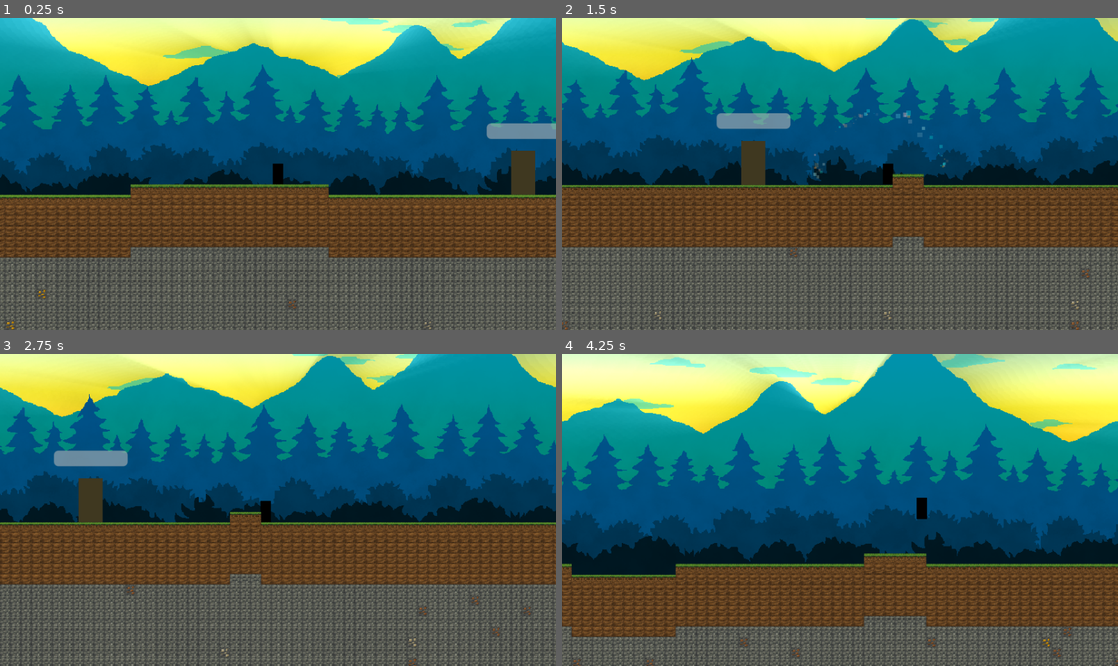
Above: before the commit, frames 1-4 (two rows, left to right).
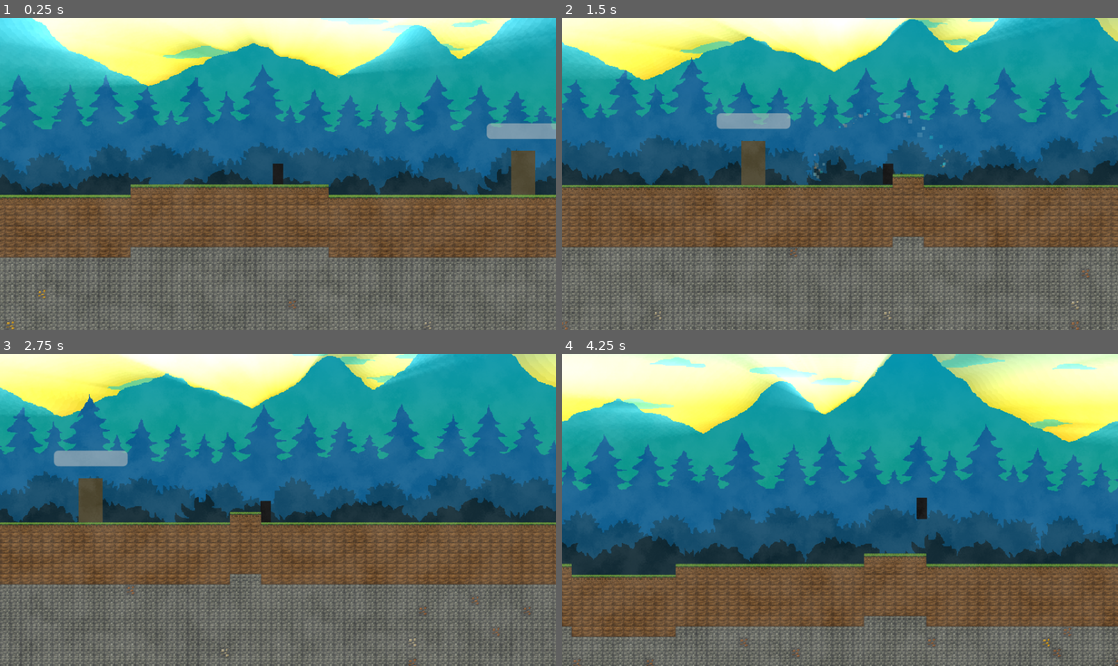
Above: after the commit, the same moments.

Repository: terriblepanic/first-game
Game: Godot game, scene res://scenes/Main.tscn
Same seed, same stepped clock (60 frames per second), same inputs: the game is played once before the commit and once after it.
Inputs (mouse positions are in pixels of both pictures, inside the frame that each line leads up to):
- Up to frame 1 (0.25 s): no input
- Up to frame 2 (1.5 s): tap Enter at 0.5 s; move the mouse to (962, 158) at 0.52 s; hold D (move_right) from 0.53 s (still down); click (962, 158) at 0.6 s; tap Space (jump) at 0.77 s; move the mouse to (728, 189) at 1.27 s; click (728, 189) at 1.35 s
- Up to frame 3 (2.75 s): tap Space (jump) at 1.52 s; move the mouse to (333, 441) at 2.02 s; release D (move_right) at 2.03 s; hold A (move_left) from 2.03 s (still down); click (333, 441) at 2.1 s
- Up to frame 4 (4.25 s): move the mouse to (812, 572) at 2.77 s; release A (move_left) at 2.78 s; hold D (move_right) from 2.78 s (still down); click (812, 572) at 2.85 s; tap Space (jump) at 3.02, 3.77 s; move the mouse to (1006, 556) at 3.52 s; click (1006, 556) at 3.6 s

The runs differ from the first frame. In frame 1, 43% of the frame differs, in the area x 0-100%, y 0-100%; in frame 2, 38%; in frame 3, 38%; in frame 4, 45%.

Commit message:
Some update fog

Diff:
--- a/scenes/Main.tscn
+++ b/scenes/Main.tscn
@@ -115,16 +115,6 @@
 texture = ExtResource("9_3p2gp")
 centered = false
 
-[node name="ParallaxLayer" type="ParallaxLayer" parent="ParallaxBackground"]
-position = Vector2(-375, -296)
-motion_scale = Vector2(0.7, 1)
-motion_mirroring = Vector2(746, 0)
-metadata/_edit_group_ = true
-
-[node name="FogLayer" parent="ParallaxBackground/ParallaxLayer" instance=ExtResource("12_bjd11")]
-texture_filter = 1
-texture_repeat = 3
-
 [node name="ParallaxForeground" type="ParallaxBackground" parent="."]
 layer = 1
 
@@ -137,6 +127,16 @@
 [node name="Sprite2D" type="Sprite2D" parent="ParallaxForeground/BigClouds"]
 texture = ExtResource("6_bjd11")
 centered = false
+
+[node name="Fog" type="ParallaxLayer" parent="ParallaxForeground"]
+position = Vector2(-375, -416)
+motion_scale = Vector2(0.7, 1)
+motion_mirroring = Vector2(746, 0)
+metadata/_edit_group_ = true
+
+[node name="FogLayer" parent="ParallaxForeground/Fog" instance=ExtResource("12_bjd11")]
+texture_filter = 1
+texture_repeat = 3
 
 [node name="CanvasLayer" type="CanvasLayer" parent="."]
 
--- a/scenes/fog_layer.tscn
+++ b/scenes/fog_layer.tscn
@@ -9,8 +9,7 @@
 shader_parameter/time_scale = 0.2
 
 [sub_resource type="Gradient" id="Gradient_2k633"]
-offsets = PackedFloat32Array(0.24026, 1)
-colors = PackedColorArray(1.20327e-08, 0, 0.3219, 1, 1, 1, 1, 0)
+colors = PackedColorArray(1, 1, 1, 0, 0, 0, 0, 1)
 
 [sub_resource type="FastNoiseLite" id="FastNoiseLite_6p8ea"]
 fractal_weighted_strength = 1.0
@@ -20,7 +19,7 @@
 
 [sub_resource type="NoiseTexture2D" id="NoiseTexture2D_hmtuf"]
 width = 746
-height = 419
+height = 838
 invert = true
 seamless = true
 seamless_blend_skirt = 0.46
--- a/shaders/fog_2d.gdshader
+++ b/shaders/fog_2d.gdshader
@@ -13,8 +13,8 @@
 
     // 2) маска по высоте: снизу (y→1) полная сила, кверху (y→0) → 0
     //    параметров smoothstep можно подбирать
-    float height_mask = smoothstep(0.3, 1.0, UV.y);
+    float height_mask = smoothstep(0.1, 0.5, UV.y);
 
     float alpha = base_alpha * height_mask;
-    COLOR = vec4(0.0, 0.0, 0.0, alpha);
+    COLOR = vec4(1.0, 1.0, 1.0, alpha);
 }
